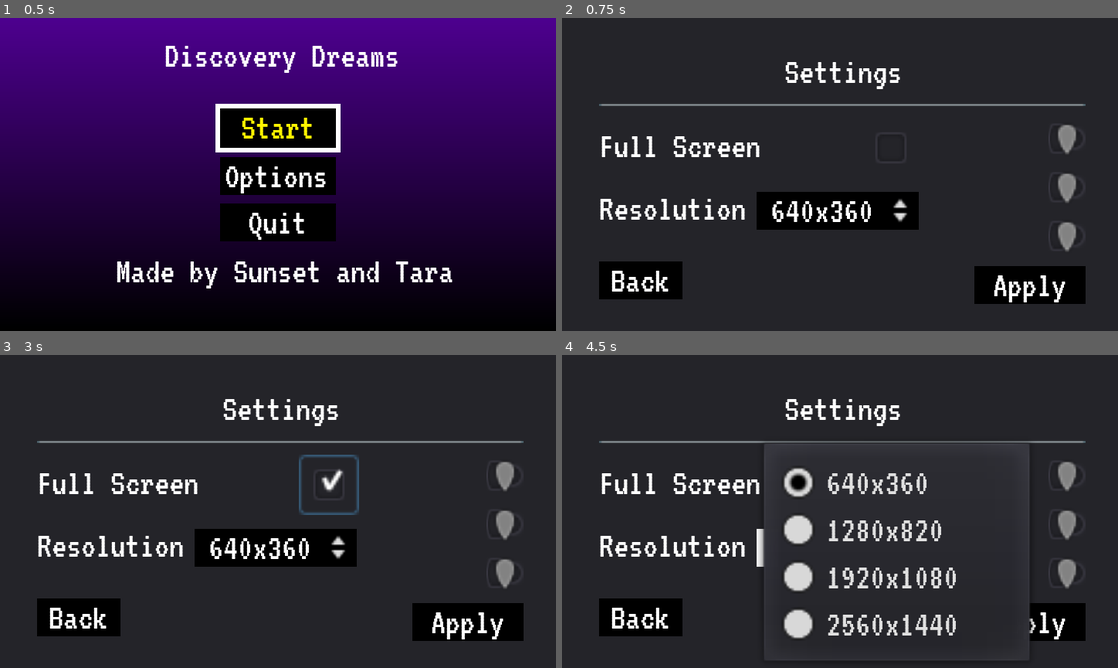
Above: before the commit, frames 1-4 (two rows, left to right).
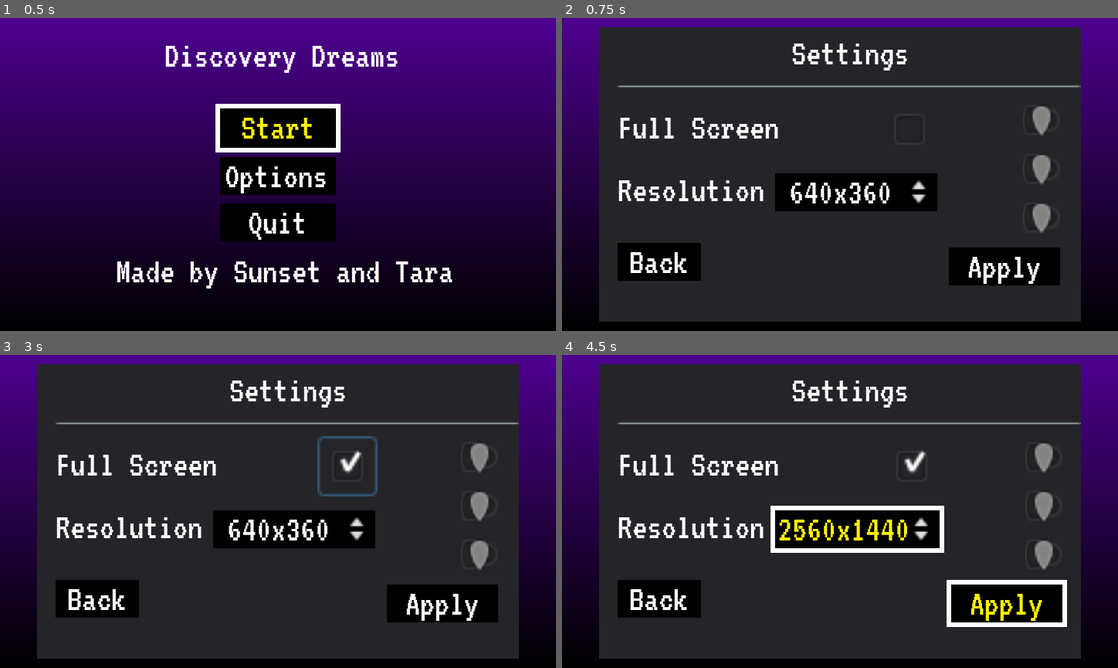
Above: after the commit, the same moments.

Repository: taraaliz/Sunset_Game
Game: Godot game, scene res://resources/menu/alt_title_screen.tscn
The game is run twice, just before and just after one commit, with the same random seed, the same clock (stepped at 60 frames per second) and the same inputs.
Inputs (mouse positions are in pixels of both pictures, inside the frame that each line leads up to; where the layout moved, square brackets give the same spot in the first picture):
- Up to frame 1 (0.5 s): no input
- Up to frame 2 (0.75 s): click "Options" at 0.5 s
- Up to frame 3 (3 s): click "Start" at 1.25 s; click "Start" at 2 s; click (344, 467) [328, 483] at 2.75 s
- Up to frame 4 (4.5 s): click "640x360" at 3.5 s; click "Apply" at 4.25 s

Frame 1 is identical in both runs. In frame 2, 35% of the frame differs, in the area x 0-100%, y 0-100%; in frame 3, 36%; in frame 4, 39%.

Commit message:
more pause menu shenanigans
clicking options from within pause menu creates it behind the pause menu, must unpause game to access options ;-;

Diff:
--- a/resources/UI/PauseMenu.gd
+++ b/resources/UI/PauseMenu.gd
@@ -12,7 +12,6 @@
 	get_tree().paused = is_paused
 	visible = is_paused
 
-
 func _on_ResumeBtn_pressed():
 	self.is_paused = false
 
--- a/resources/UI/PauseMenu.tscn
+++ b/resources/UI/PauseMenu.tscn
@@ -6,7 +6,6 @@
 
 [node name="PauseMenu" type="Control"]
 pause_mode = 2
-visible = false
 anchor_right = 1.0
 anchor_bottom = 1.0
 theme = ExtResource( 1 )
--- a/resources/menu/Options.tscn
+++ b/resources/menu/Options.tscn
@@ -9,5 +9,7 @@
 [node name="CanvasLayer" type="CanvasLayer" parent="."]
 
 [node name="UISettings" parent="CanvasLayer" instance=ExtResource( 1 )]
+margin_left = 16.0
+margin_right = -16.0
 
 [connection signal="apply_button_pressed" from="CanvasLayer/UISettings" to="." method="_on_UISettings_apply_button_pressed"]
--- a/resources/menu/UISettings.tscn
+++ b/resources/menu/UISettings.tscn
@@ -9,18 +9,20 @@
 [node name="UISettings" type="Panel"]
 anchor_right = 1.0
 anchor_bottom = 1.0
+margin_left = 16.0
+margin_top = 4.0
+margin_right = -16.0
+margin_bottom = -4.0
 script = ExtResource( 5 )
 
 [node name="VBoxContainer" type="VBoxContainer" parent="."]
 anchor_right = 1.0
 anchor_bottom = 1.0
-margin_left = 16.0
-margin_top = 16.0
-margin_right = -16.0
-margin_bottom = -16.0
+margin_left = 8.0
+margin_top = 4.0
 
 [node name="Label" type="Label" parent="VBoxContainer"]
-margin_right = 208.0
+margin_right = 200.0
 margin_bottom = 17.0
 theme = ExtResource( 3 )
 text = "Settings"
@@ -28,15 +30,16 @@
 
 [node name="HSeparator" type="HSeparator" parent="VBoxContainer"]
 margin_top = 21.0
-margin_right = 208.0
+margin_right = 200.0
 margin_bottom = 25.0
+size_flags_vertical = 0
 
 [node name="Column1" type="HBoxContainer" parent="VBoxContainer"]
 margin_top = 29.0
-margin_right = 206.0
+margin_right = 187.0
 margin_bottom = 109.0
 size_flags_horizontal = 2
-custom_constants/separation = 24
+custom_constants/separation = 5
 
 [node name="VBoxContainer" type="VBoxContainer" parent="VBoxContainer/Column1"]
 margin_right = 134.0
@@ -72,8 +75,8 @@
 text = "Back"
 
 [node name="VBoxContainer2" type="VBoxContainer" parent="VBoxContainer/Column1"]
-margin_left = 158.0
-margin_right = 206.0
+margin_left = 139.0
+margin_right = 187.0
 margin_bottom = 80.0
 size_flags_horizontal = 2
 custom_constants/separation = 5
Not shown, added: resources/sprites/schoolspeakers1.png.import
Not shown, added: resources/sprites/schoolspeakers2.png.import
Not shown, added: resources/sprites/schoolspeakers3.png.import
